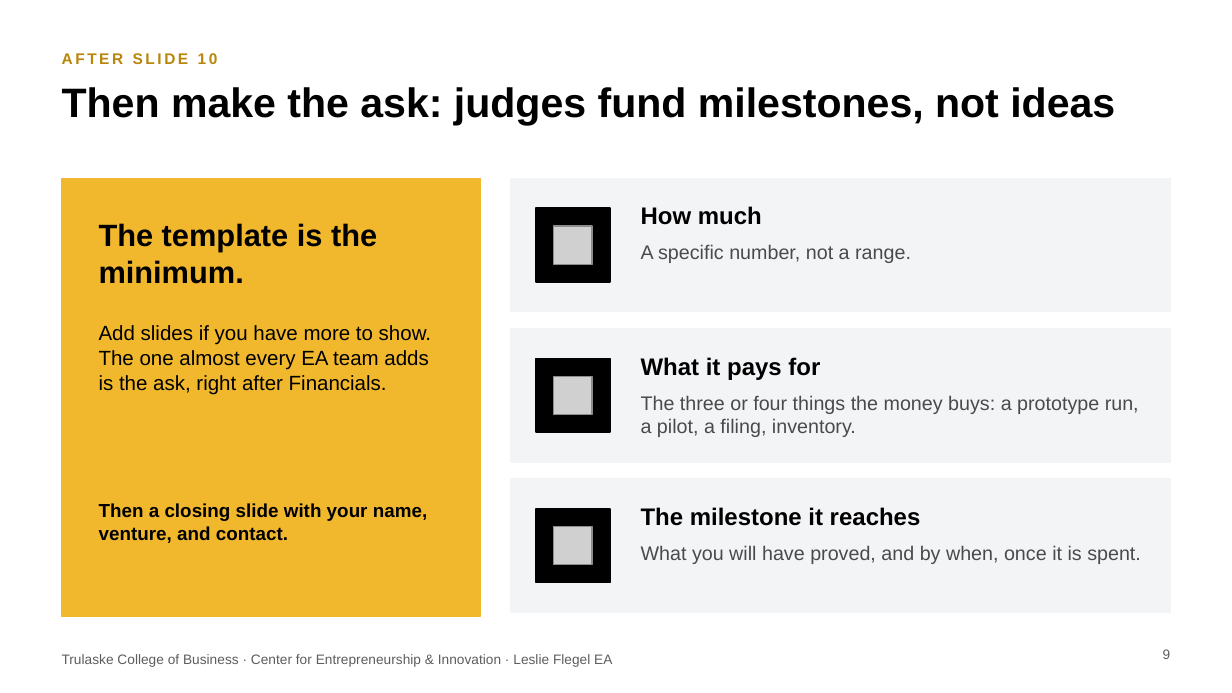
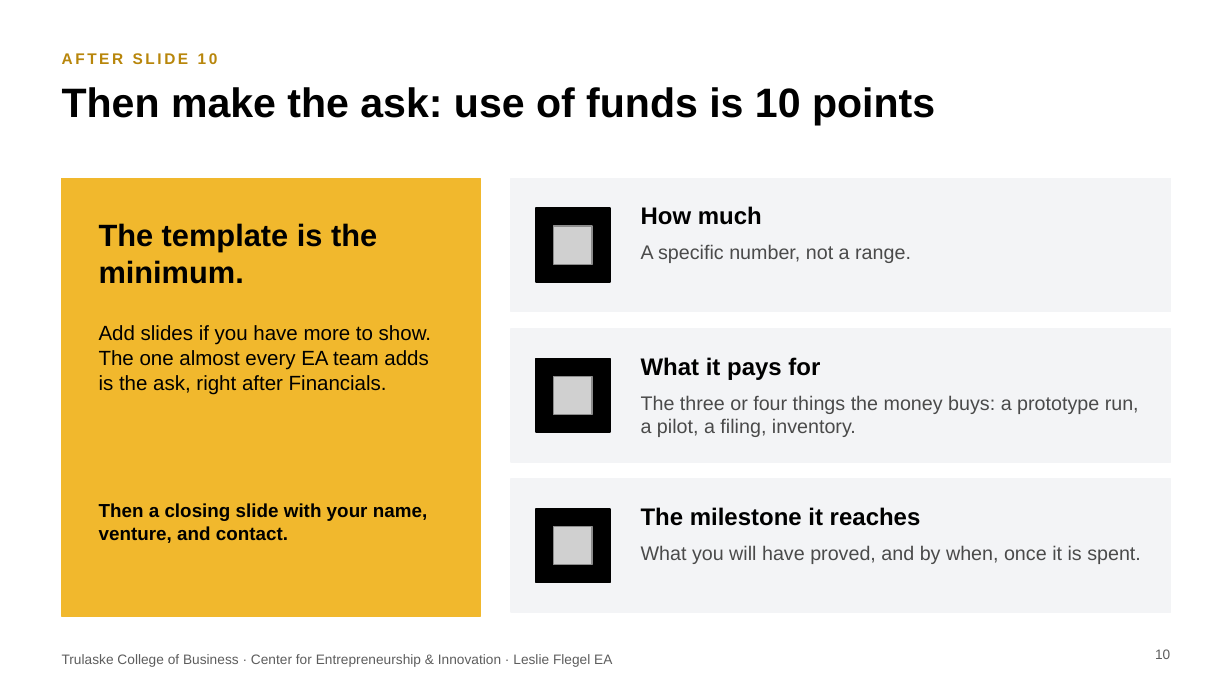
Before and after one commit to nfajors/CEI, a slide deck: slide 10 of assets/ea/ea-week6-learning-to-pitch.pptx (slide 9 before the commit). Drawn at 1232x693 pixels with LibreOffice and Linux fonts; fonts in the diff are those of the drawing; grey boxes stand for pictures. Boxes give left, top, right and bottom in pixels: in the first picture for what was removed or moved away, otherwise in the second. Text is boxed around its words. In the diff, an @@ line names an element or a change of style, - is before the commit and + after.

```diff
--- a/assets/ea/ea-week6-learning-to-pitch.pptx
+++ b/assets/ea/ea-week6-learning-to-pitch.pptx
@@ title at (x1=62, y1=87, x2=935, y2=125): text changed @@
-Then make the ask: judges fund milestones, not ideas
+Then make the ask: use of funds is 10 points
@@ page number at (x1=1155, y1=649, x2=1170, y2=659): text changed @@
-9
+10
```
Also in this commit, not shown: 9 other slides changed, 1 slide added, 13 other files.
